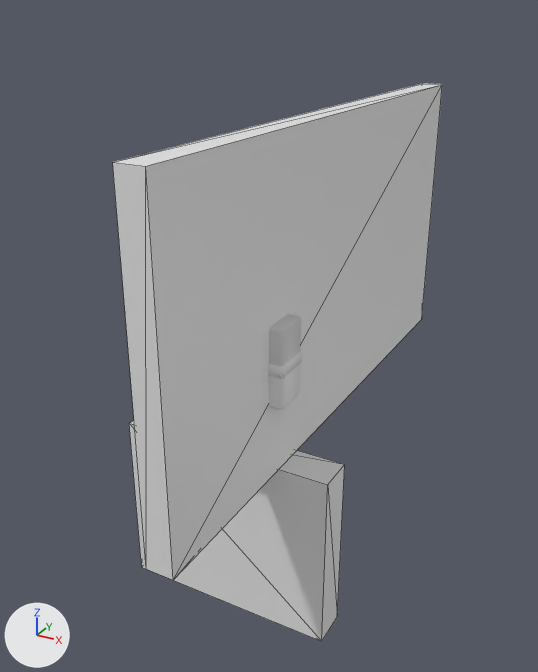
The glTF model animations/player_animations.glb: old version first, new version second.
One viewpoint serves both versions: a 50 mm camera at (8.98, -13.8, 10.45) aimed at (-0.25, 2.98, 2.06). Lighting does not change. The marker at lower left points along +X, +Y and +Z. The first picture is the older version. Mesh edges are drawn as thin lines on the coarser meshes. Where no turn or scale is listed for an object, it has been applied to the vertices.

Before the edit, the objects in view are built like this:
```python
me_cube = bpy.data.meshes.new('Cube')
me_cube.from_pydata(...)  # a box spanning x -3.0..3.0, y -1.0..0.0, z -4.0..1.0
me_cube_001 = bpy.data.meshes.new('Cube.001')
me_cube_001.from_pydata(...)  # a box spanning x -3.0..-2.3, y -15.6..0.0, z -4.0..4.2
me_mesh_head = bpy.data.meshes.new('mesh_Head')
me_mesh_head.from_pydata(...)  # 543 vertices, 1066 faces; spans x -2.0..2.0, y -0.6..0.6, z 0.0..5.1
me_mesh_head.materials.append(mat_defaultmaterial)
ob_playermodel = bpy.data.objects.new('PlayerModel', me_mesh_head)
ob_playermodel.location = (0.0, 0.0, 0.0)
ob_the_fube = bpy.data.objects.new('the fube', me_cube)
ob_the_fube.location = (0.0, 1.0, -1.0)
ob_the_wallrunube = bpy.data.objects.new('the wallrunube', me_cube_001)
ob_the_wallrunube.location = (4.0, 11.14, 4.0)
# also in view: 'Gloves' at (0.0, -0.01, 2.55)
```
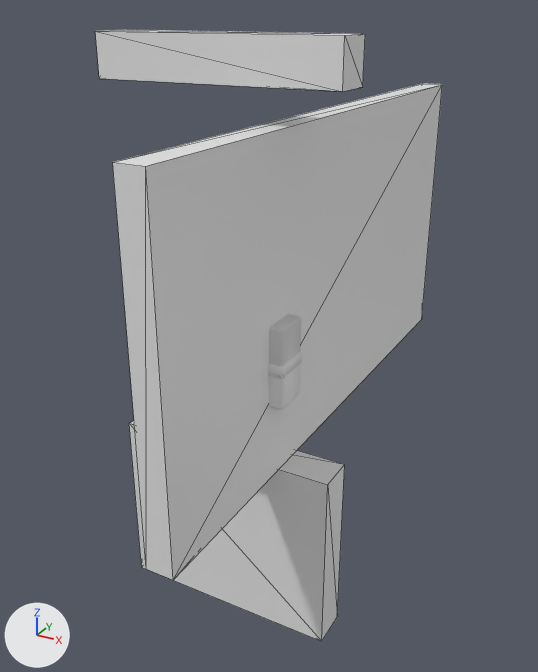
Boxes [x1, y1, x2, y2] around the edits, measured in the pictures (538 x 672 px):
'the fube.001', added: after [95, 30, 365, 91]

Edits to the bpy script that builds the scene:
```text
Add me_cube_002:
    me_cube_002.from_pydata(...)  # a box spanning x -3.0..3.0, y -1.0..0.0, z 0.0..1.0
Add ob_the_fube_001:
    ob_the_fube_001 = bpy.data.objects.new('the fube.001', me_cube_002)
    ob_the_fube_001.location = (0.0, 1.0, 9.0)
```
